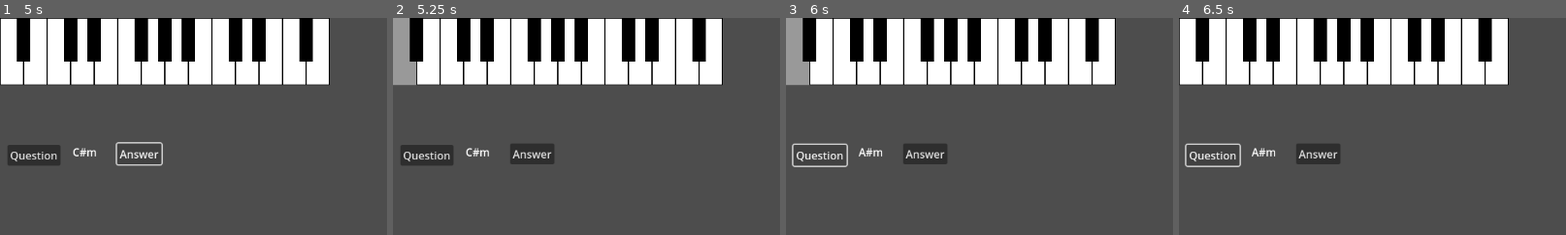
Above: before the commit, frames 1-4 (left to right).
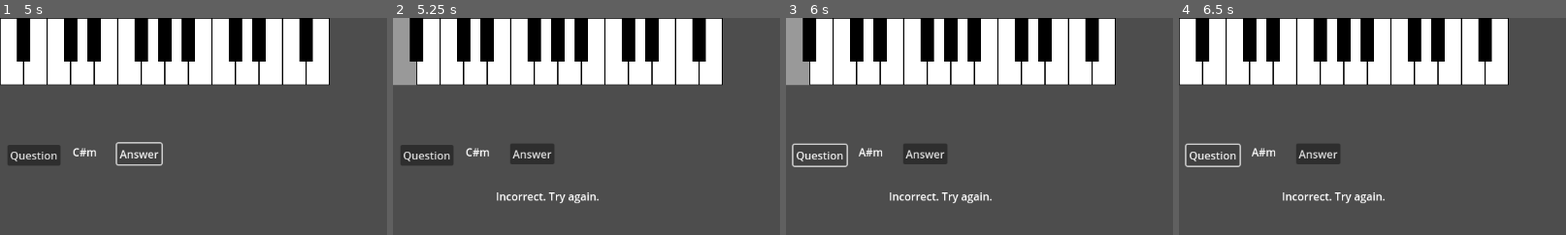
Above: after the commit, the same moments.

Repository: mjXmsdgh/godot_piano
Game: Godot game, scene res://scenes/chord_to_notes.tscn
The game is run twice, just before and just after one commit, with the same random seed, the same clock (stepped at 60 frames per second) and the same inputs.
Inputs (mouse positions are % of the whole screen's width and height, from its top left):
- Up to frame 1 (5 s): click "Question" at 0.5 s; click (2, 8) at 1.27 s; click "Answer" at 2 s; click (2, 8) at 2.77 s; click "Question" at 3.5 s; click "Answer" at 4.25 s
- Up to frame 2 (5.25 s): click (2, 8) at 5.02 s
- Up to frame 3 (6 s): click "Question" at 5.75 s
- Up to frame 4 (6.5 s): no input
The pictures show only the part of the screen within x 0-50%, y 0-50%; the shares and areas given below are measured in that part.

Frame 1 is identical in both runs. In frame 2, 0.5% of the frame differs, in the area x 26-54%, y 80-86%; in frame 3, 0.5%; in frame 4, 0.5%.

Commit message:
set label

Diff:
--- a/godot_piano/scenes/chord_to_notes.tscn
+++ b/godot_piano/scenes/chord_to_notes.tscn
@@ -20,7 +20,7 @@
 offset_bottom = 220.0
 text = "Question"
 
-[node name="Question" type="Label" parent="QuestionNode"]
+[node name="QuestionLabel" type="Label" parent="QuestionNode"]
 offset_left = 108.0
 offset_top = 188.0
 offset_right = 148.0
@@ -34,4 +34,10 @@
 offset_bottom = 218.0
 text = "Answer"
 
+[node name="StatusLabel" type="Label" parent="QuestionNode"]
+offset_left = 153.0
+offset_top = 254.0
+offset_right = 193.0
+offset_bottom = 277.0
+
 [connection signal="pressed" from="QuestionNode/QuestionButton" to="QuestionNode" method="_on_question_button_pressed"]
--- a/godot_piano/scripts/question_node.gd
+++ b/godot_piano/scripts/question_node.gd
@@ -8,7 +8,7 @@
 @onready var piano_keyboard_node: Node = get_node_or_null("../kenban")
 
 # 問題表示用ラベルへの参照
-@onready var question_label: Label = $Question
+@onready var question_label: Label = $QuestionLabel
 
 var target_chord="C"
 var current_target_chord_name: String = ""
@@ -119,9 +119,9 @@
 
 # 回答を評価する関数
 func evaluate_answer() -> void:
-	print("Evaluating answer...")
-	print("Target notes: ", current_target_chord_notes)
-	print("User played notes: ", user_played_notes)
+	#print("Evaluating answer...")
+	#print("Target notes: ", current_target_chord_notes)
+	#print("User played notes: ", user_played_notes)
 
 	# 簡単な比較ロジック (順序を問わず、構成音が一致するか)
 	var is_correct = false
@@ -136,9 +136,12 @@
 	if is_correct:
 		print("Correct!")
 		# question_label.text = "正解！ 次の問題へ" # 例
+		$StatusLabel.text="Correct"
 	else:
 		print("Incorrect. Try again.")
 		# question_label.text = "残念！ 正解は %s でした。" % str(current_target_chord_notes) # 例
+		$StatusLabel.text="Incorrect. Try again."
+
 
 	# 次のインタラクションの準備
 	user_played_notes.clear() # 評価後、ユーザーの入力をクリア
